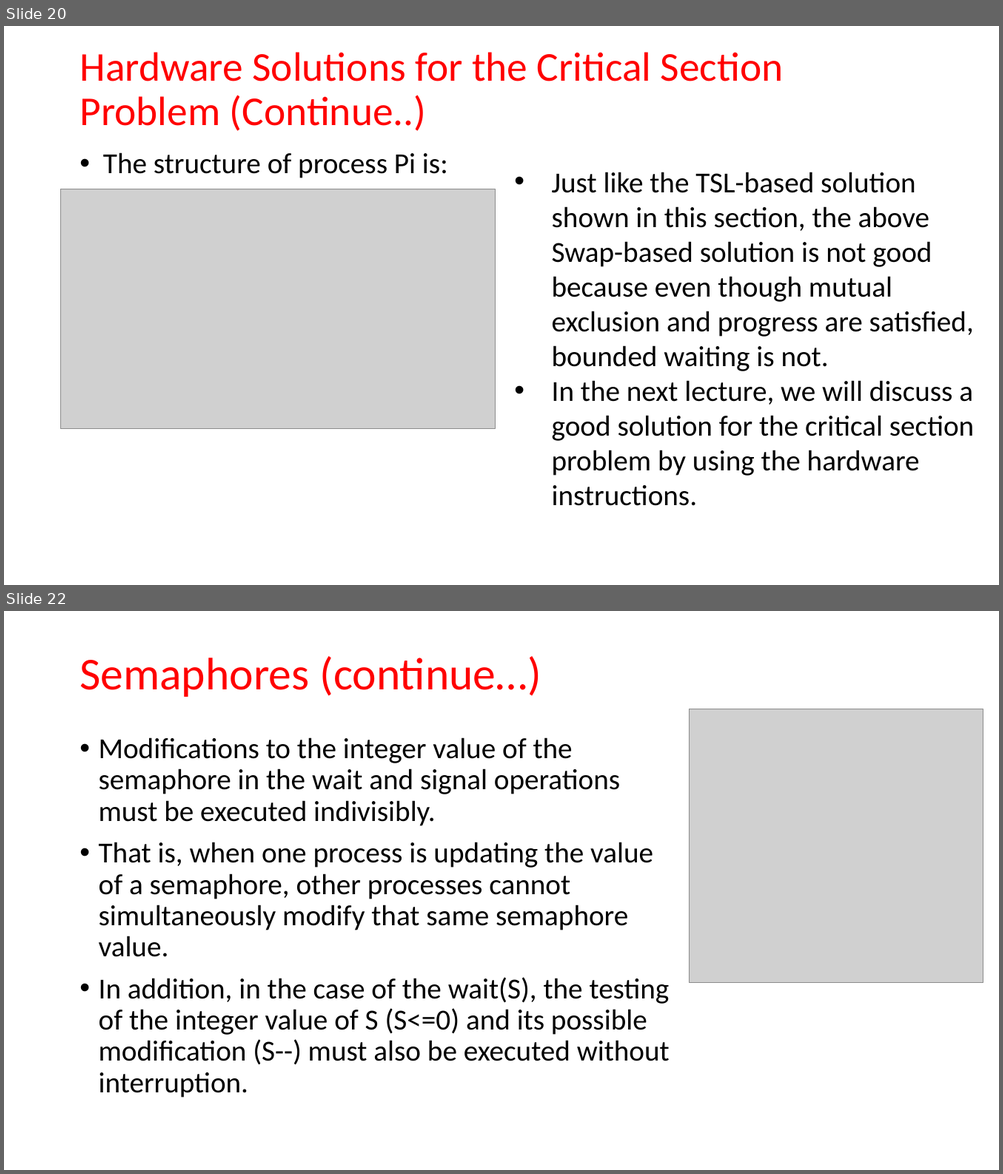
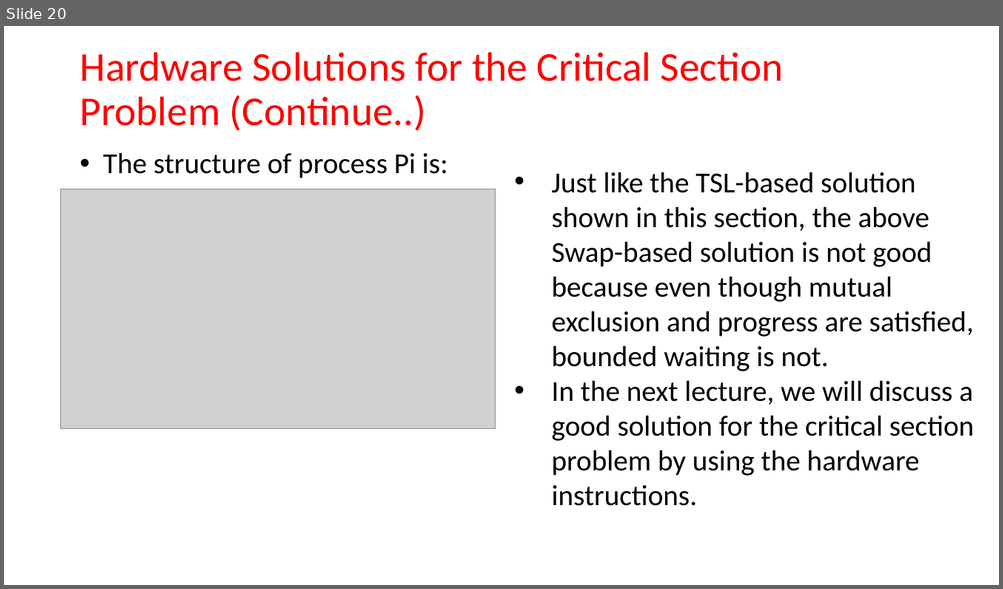
Before and after one commit to bamboat3/os, a slide deck: Lecture-12.pptx. Shown one above the other, each under a label of ours: slides 20 and 22 before the commit, slide 20 after it; the slides between them are not shown. The pictures are 1003x1174 and 1003x589 pixels, drawn with LibreOffice and Linux fonts; fonts in the diff are those of the drawing; grey boxes stand for pictures. Boxes give left, top, right and bottom in pixels: in the first picture for what was removed or moved away, otherwise in the second. Text is boxed around its words. In the diff, an @@ line names an element or a change of style, - is before the commit and + after.

```diff
--- a/Lecture-12.pptx
+++ b/Lecture-12.pptx
@@ slide 22 removed at (4,611,999,1170), background #FFFFFF @@
@@ title removed at (79,656,540,697) @@
-Semaphores (continue…)
@@ picture removed at (690,709,984,983) @@
@@ text removed at (99,738,669,1098) @@
-• Modifications to the integer value of the semaphore in the wait and signal operations must be executed indivisibly.
-• That is, when one process is updating the value of a semaphore, other processes cannot simultaneously modify that same semaphore value.
-• In addition, in the case of the wait(S), the testing of the integer value of S (S<=0) and its possible modification (S--) must also be executed without interruption.
```
Also in this commit, not shown: 4 other slides removed, 1 other file.
